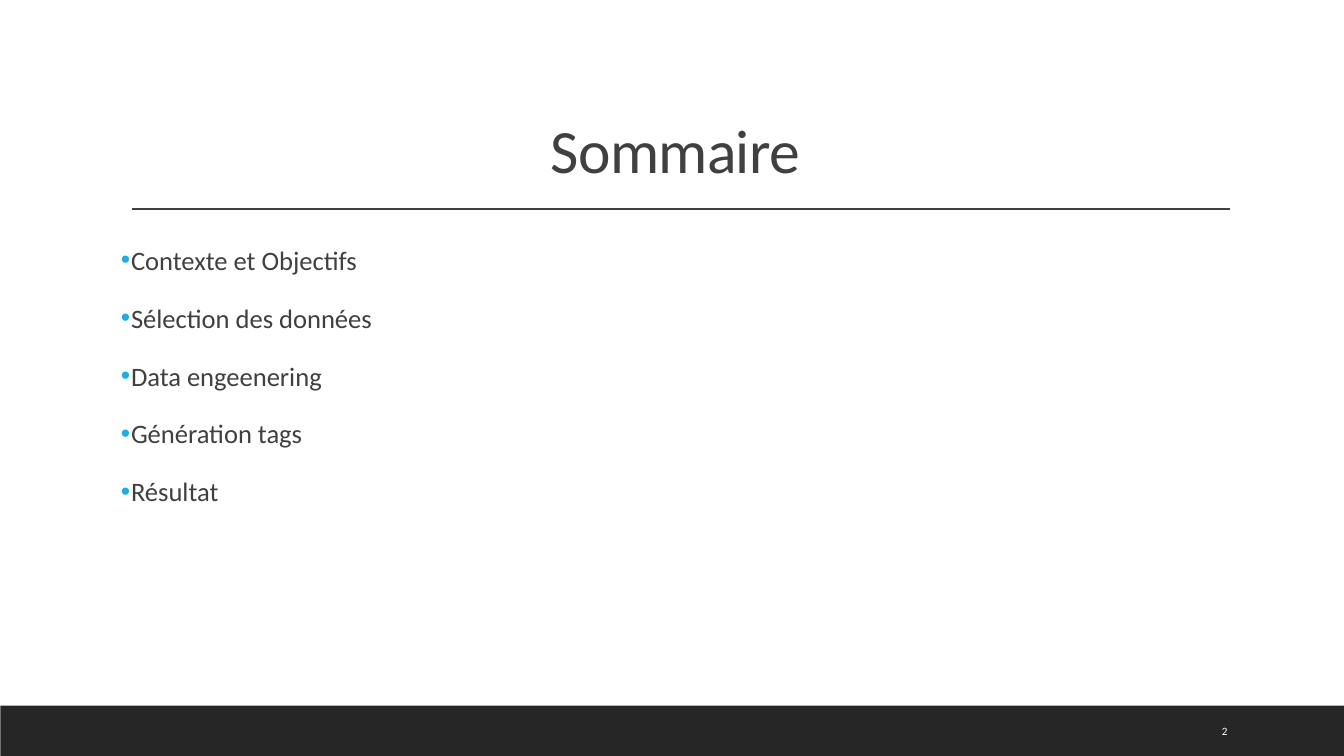
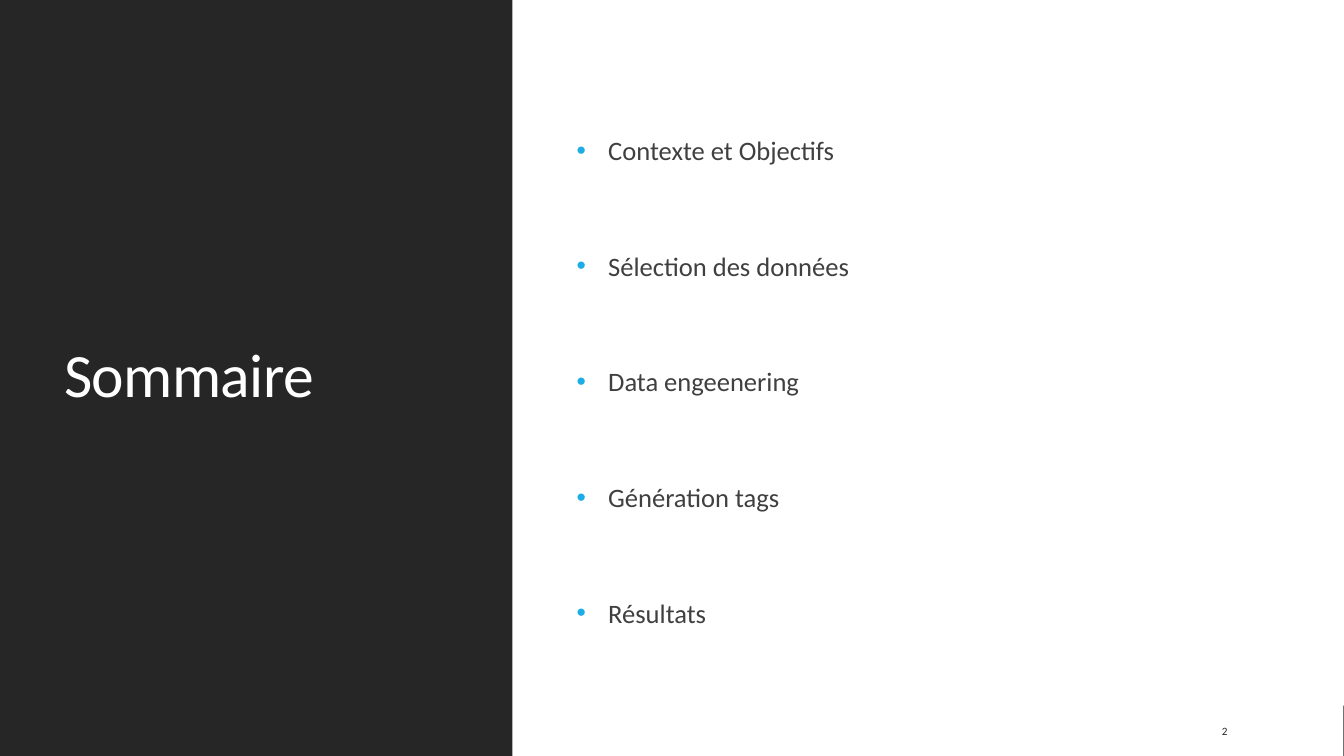
Before and after one commit to EricJacquesPro/TextCategorization, a slide deck: slide 2 of Présentation Projet 6 Data Scientist.pptx. Drawn at 1344x756 pixels with LibreOffice and Linux fonts; fonts in the diff are those of the drawing. Boxes give left, top, right and bottom in pixels: in the first picture for what was removed or moved away, otherwise in the second. Text is boxed around its words. In the diff, an @@ line names an element or a change of style, - is before the commit and + after.

```diff
--- a/Présentation Projet 6 Data Scientist.pptx
+++ b/Présentation Projet 6 Data Scientist.pptx
@@ rectangle added at <box>0,0,1344,756</box>, fill #FFFFFF @@
@@ rectangle added at <box>0,0,512,756</box>, fill #262626 @@
@@ title "Sommaire": place and size @@
-title "Sommaire" at <box>551,130,800,174</box>
+title "Sommaire" at <box>64,354,313,398</box>
@@ title "Sommaire" at <box>64,354,313,398</box>: text colour #404040 to #FFFFFF; alignment centre to left; vertical alignment bottom to middle @@
@@ text "Contexte et Objectifs": place and size @@
-text "Contexte et Objectifs" at <box>131,251,372,501</box>
+text "Contexte et Objectifs" at <box>608,141,849,623</box>
@@ text "Contexte et Objectifs" at <box>608,141,849,623</box>: vertical alignment top to middle @@
@@ text at <box>608,141,849,512</box>: indent changed @@
@@ line removed from (132, 210) to (1231, 210) @@
@@ text at <box>608,604,706,623</box>: text changed @@
-• Résultat
+• Résultats
@@ page number at <box>1222,727,1228,735</box>: text colour #FFFFFF to #262626; more space between paragraphs @@
```
Also in this commit, not shown: 5 other slides changed.
